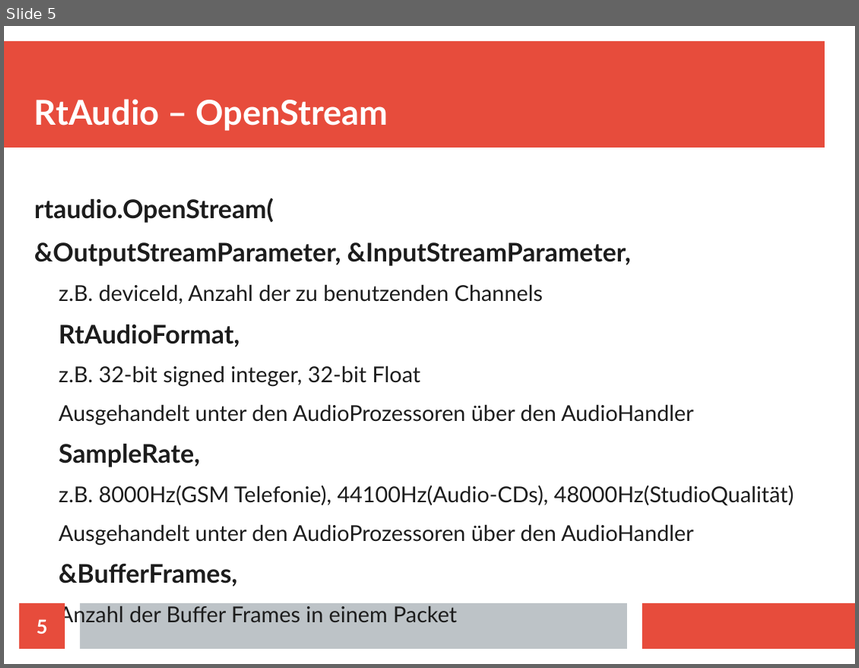
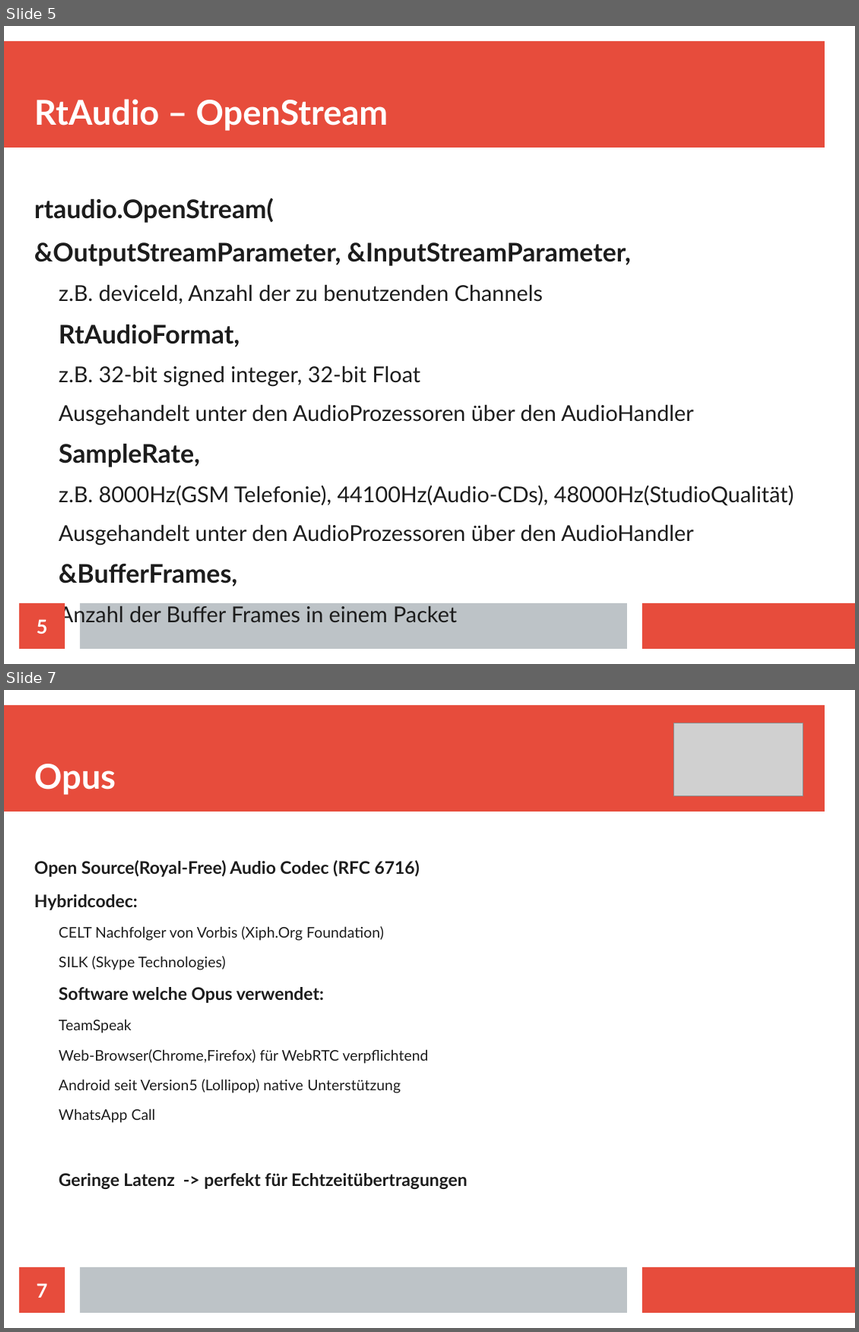
Before and after one commit to doe300/OHMComm, a slide deck: documents/OHMCommPres.odp. Shown one above the other, each under a label of ours: slide 5 before the commit, slides 5 and 7 after it; the slides between them are not shown. The pictures are 859x668 and 859x1332 pixels, drawn with LibreOffice and Linux fonts; fonts in the diff are those of the drawing; grey boxes stand for pictures. Boxes give left, top, right and bottom in pixels: in the first picture for what was removed or moved away, otherwise in the second. Text is boxed around its words. In the diff, an @@ line names an element or a change of style, - is before the commit and + after.

Commit message:
Updated Presentation
Added first thoughts of opus Presentation

```diff
--- a/documents/OHMCommPres.odp
+++ b/documents/OHMCommPres.odp
@@ slide 7 added at [4, 690, 855, 1328], background #FFFFFF; not listed: 3 template elements that a slide beside it also shows @@
@@ picture added at [674, 723, 804, 796] @@
@@ title added at [34, 764, 116, 795], 32 pt, text #FFFFFF, bold @@
+Opus
@@ text added at [34, 860, 468, 1189], 13.8 pt, text #1C1C1C @@
+Open Source(Royal-Free) Audio Codec (RFC 6716)
+Hybridcodec:
+  CELT Nachfolger von Vorbis (Xiph.Org Foundation)
+  SILK (Skype Technologies)
+Software welche Opus verwendet:
+  TeamSpeak
+  Web-Browser(Chrome,Firefox) für WebRTC verpflichtend
+  Android seit Version5 (Lollipop) native Unterstützung
+  WhatsApp Call
+Geringe Latenz -> perfekt für Echtzeitübertragungen
@@ page number added at [19, 1268, 65, 1313], fill #E74C3C, 18 pt, text #FFFFFF, bold @@
+7
```
Also in this commit, not shown: 2 slides changed.
